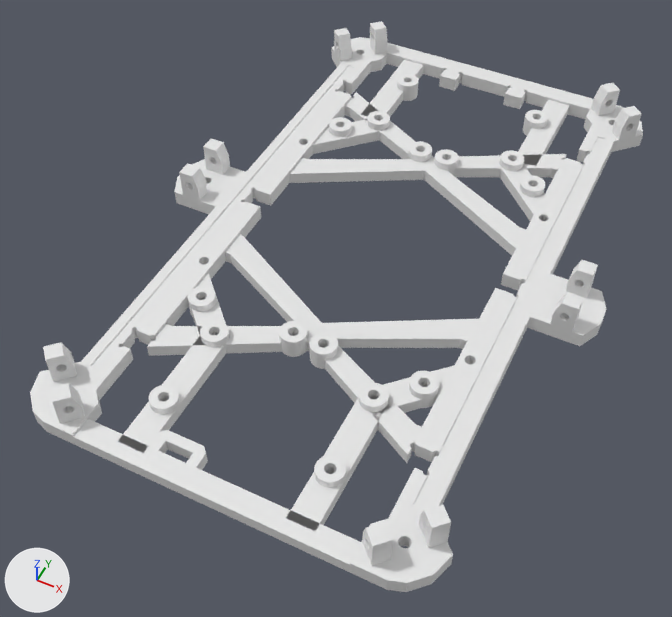
A saved change to the Blender file mechanism/body_bottom.blend.
Camera for both pictures: a camera (50 mm lens) standing at (81.4, -60.8, 129.2) and looking at (27.6, 46.7, -5.2). Arrows for +X, +Y and +Z are at lower left; the lights stay in place.

Before the edit, the objects in view are built like this:
```python
ob_body_bottom = bpy.data.objects.new('Body Bottom', me_body_bottom)
ob_body_bottom.location = (0.0, 0.0, 0.0)
ob_cube_006 = bpy.data.objects.new('Cube.006', me_cube_006)
ob_cube_006.location = (47.9, 108.2, 1.2)
ob_cube_006.scale = (2.5, 13.0, 1.25)
ob_cube_011 = bpy.data.objects.new('Cube.011', me_cube_012)
ob_cube_011.location = (8.3, 87.5, 1.2)
ob_cube_011.rotation_euler = (0.0, 0.0, -0.785)  # degrees (0, 0, -45)
ob_cube_011.scale = (2.5, 10.0, 1.25)
ob_cylinder_015 = bpy.data.objects.new('Cylinder.015', me_cylinder_016)
ob_cylinder_015.location = (14.5, 94.0, 2.0)
ob_cylinder_015.scale = (2.5, 2.5, 2.0)
# also in view: 'Cube.010' at (51.7, 87.5, 1.2); 'Cube.004' at (45.5, 12.0, 1.2); 'Cylinder.007' at (27.0, 31.1, 2.0); 'Cube.008' at (51.7, 30.8, 1.3); 'Cube.005' at (14.5, 12.0, 1.2)
```
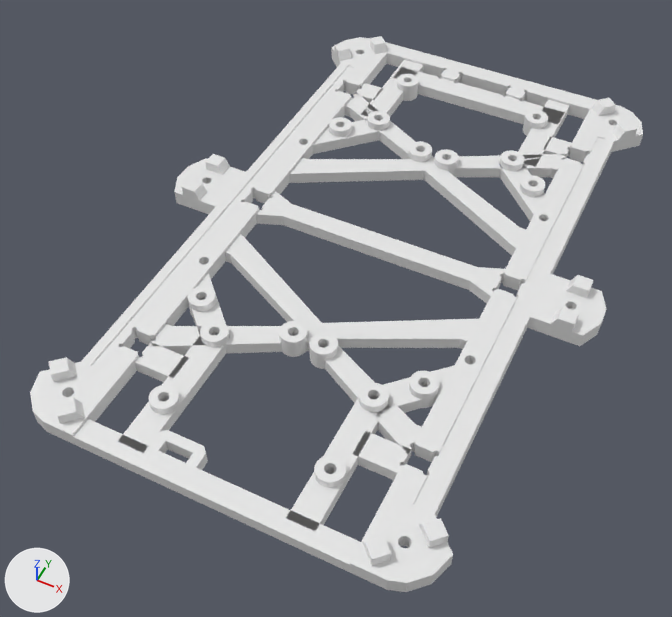
Changed parts and their boxes (x1, y1, x2, y2) in the pictures (672 x 617 px; the box of a moved part takes in the faces that stretch with it):
'Body Bottom', reshaped: before (30, 21, 643, 592); after (30, 36, 643, 592)
'Cube.017', added: after (282, 204, 477, 290)
'Cube.013', added: after (393, 68, 565, 124)
'Cube.018', added: after (353, 431, 411, 480)
'Cube.019', added: after (135, 342, 189, 382)
'Cube.015', added: after (469, 267, 505, 303)
'Cube.016', added: after (256, 191, 291, 225)
'Cube.012', added: after (543, 137, 572, 158)
'Cube.014', added: after (355, 83, 383, 103)
part 1 of me_body_bottom, moved or reshaped: before (43, 21, 641, 566); after (49, 36, 637, 566)

What changed in the scene script:
```text
Change me_body_bottom:
    remove me_body_bottom.from_pydata(...)  # 2251 vertices, 3830 faces, 1 loose edge; spans x -14.9..74.9, y -3.5..123.5, z 0.0..9.0
    add me_body_bottom.from_pydata(...)  # 2706 vertices, 3133 faces, 40 loose edges; spans x -14.9..74.9, y -3.5..123.5, z 0.0..5.0
    me_body_bottom part 1: 10 vertices moved from x -5.8..64.8, y 5.7..118.5, z 0.0..6.0 to x -4.4..64.4, y 5.7..118.2, z 0.0..5.0; 662 vertices removed from x -10.9..70.9, y -2.6..122.6, z 0.0..9.0; 1117 vertices added at x -10.9..70.9, y -2.6..122.6, z 0.0..5.0
Add me_cube_016:
    me_cube_016.from_pydata([(-1.0, -1.0, -1.0), (-1.0, -1.0, 1.0), (-1.0, 1.0, -1.0), (-1.0, 1.0, 1.0), (1.0, -0.5, -1.0), (1.0, -0.5, 1.0), (1.0, 0.5, -1.0), (1.0, 0.5, 1.0)], [], [(0, 1, 3, 2), (2, 3, 7, 6), (6, 7, 5, 4), (4, 5, 1, 0), (2, 6, 4, 0), (7, 3, 1, 5)])
Add me_cube_015:
    me_cube_015.from_pydata([(-1.0, -0.5, -1.0), (-1.0, -0.5, 1.0), (-1.0, 0.5, -1.0), (-1.0, 0.5, 1.0), (1.0, -1.0, -1.0), (1.0, -1.0, 1.0), (1.0, 1.0, -1.0), (1.0, 1.0, 1.0)], [], [(0, 1, 3, 2), (2, 3, 7, 6), (6, 7, 5, 4), (4, 5, 1, 0), (2, 6, 4, 0), (7, 3, 1, 5)])
Add ob_cube_019:
    ob_cube_019 = bpy.data.objects.new('Cube.019', me_cube_012.copy())  # the mesh of ob_cube_011; modifiers BOOLEAN
    ob_cube_019.location = (9.0, 16.3, 1.2)
    ob_cube_019.scale = (4.0, 2.5, 1.25)
Add ob_cylinder_037:
    ob_cylinder_037 = bpy.data.objects.new('Cylinder.037', me_cylinder_016.copy())  # the mesh of ob_cylinder_015
    ob_cylinder_037.location = (5.0, 15.66, 0.0)
    ob_cylinder_037.scale = (0.5, 0.5, 5.0)
Add ob_cube_018:
    ob_cube_018 = bpy.data.objects.new('Cube.018', me_cube_012.copy())  # the mesh of ob_cube_011; modifiers BOOLEAN
    ob_cube_018.location = (51.0, 16.3, 1.2)
    ob_cube_018.scale = (4.0, 2.5, 1.25)
Add ob_cylinder_038:
    ob_cylinder_038 = bpy.data.objects.new('Cylinder.038', me_cylinder_016.copy())  # the mesh of ob_cylinder_015
    ob_cylinder_038.location = (55.0, 15.66, 0.0)
    ob_cylinder_038.scale = (0.5, 0.5, 5.0)
Add ob_cube_017:
    ob_cube_017 = bpy.data.objects.new('Cube.017', me_cube_012.copy())  # the mesh of ob_cube_011; modifiers BOOLEAN
    ob_cube_017.location = (30.0, 60.0, 1.2)
    ob_cube_017.scale = (20.0, 2.0, 1.25)
Add ob_cube_016:
    ob_cube_016 = bpy.data.objects.new('Cube.016', me_cube_016)  # modifiers BOOLEAN, BOOLEAN
    ob_cube_016.location = (7.5, 60.0, 1.2)
    ob_cube_016.scale = (2.5, 4.0, 1.25)
Add ob_cylinder_041:
    ob_cylinder_041 = bpy.data.objects.new('Cylinder.041', me_cylinder_016.copy())  # the mesh of ob_cylinder_015
    ob_cylinder_041.location = (5.0, 62.0, 0.0)
    ob_cylinder_041.scale = (0.5, 0.5, 5.0)
Add ob_cylinder_042:
    ob_cylinder_042 = bpy.data.objects.new('Cylinder.042', me_cylinder_016.copy())  # the mesh of ob_cylinder_015
    ob_cylinder_042.location = (5.0, 58.0, 0.0)
    ob_cylinder_042.scale = (0.5, 0.5, 5.0)
Add ob_cube_015:
    ob_cube_015 = bpy.data.objects.new('Cube.015', me_cube_015)  # modifiers BOOLEAN, BOOLEAN
    ob_cube_015.location = (52.5, 60.0, 1.2)
    ob_cube_015.scale = (2.5, 4.0, 1.25)
Add ob_cylinder_044:
    ob_cylinder_044 = bpy.data.objects.new('Cylinder.044', me_cylinder_016.copy())  # the mesh of ob_cylinder_015
    ob_cylinder_044.location = (55.0, 62.0, 0.0)
    ob_cylinder_044.scale = (0.5, 0.5, 5.0)
Add ob_cylinder_043:
    ob_cylinder_043 = bpy.data.objects.new('Cylinder.043', me_cylinder_016.copy())  # the mesh of ob_cylinder_015
    ob_cylinder_043.location = (55.0, 58.0, 0.0)
    ob_cylinder_043.scale = (0.5, 0.5, 5.0)
Add ob_cube_014:
    ob_cube_014 = bpy.data.objects.new('Cube.014', me_cube_012.copy())  # the mesh of ob_cube_011; modifiers BOOLEAN
    ob_cube_014.location = (7.5, 104.0, 1.2)
    ob_cube_014.scale = (2.5, 2.5, 1.25)
Add ob_cylinder_040:
    ob_cylinder_040 = bpy.data.objects.new('Cylinder.040', me_cylinder_016.copy())  # the mesh of ob_cylinder_015
    ob_cylinder_040.location = (5.0, 104.3, 0.0)
    ob_cylinder_040.scale = (0.5, 0.5, 5.0)
Add ob_cube_013:
    ob_cube_013 = bpy.data.objects.new('Cube.013', me_cube_012.copy())  # the mesh of ob_cube_011; modifiers BOOLEAN, BOOLEAN, BOOLEAN, BOOLEAN
    ob_cube_013.location = (30.2, 113.8, 1.2)
    ob_cube_013.scale = (20.0, 2.5, 1.25)
Add ob_cylinder_048:
    ob_cylinder_048 = bpy.data.objects.new('Cylinder.048', me_cylinder_016.copy())  # the mesh of ob_cylinder_015
    ob_cylinder_048.location = (24.0, 116.3, 0.0)
    ob_cylinder_048.scale = (0.5, 0.5, 5.0)
Add ob_cylinder_046:
    ob_cylinder_046 = bpy.data.objects.new('Cylinder.046', me_cylinder_016.copy())  # the mesh of ob_cylinder_015
    ob_cylinder_046.location = (36.0, 116.3, 0.0)
    ob_cylinder_046.scale = (0.5, 0.5, 5.0)
Add ob_cylinder_045:
    ob_cylinder_045 = bpy.data.objects.new('Cylinder.045', me_cylinder_016.copy())  # the mesh of ob_cylinder_015
    ob_cylinder_045.location = (40.0, 116.3, 0.0)
    ob_cylinder_045.scale = (0.5, 0.5, 5.0)
Add ob_cylinder_047:
    ob_cylinder_047 = bpy.data.objects.new('Cylinder.047', me_cylinder_016.copy())  # the mesh of ob_cylinder_015
    ob_cylinder_047.location = (20.0, 116.3, 0.0)
    ob_cylinder_047.scale = (0.5, 0.5, 5.0)
Add ob_cube_012:
    ob_cube_012 = bpy.data.objects.new('Cube.012', me_cube_012.copy())  # the mesh of ob_cube_011; modifiers BOOLEAN
    ob_cube_012.location = (52.5, 104.0, 1.2)
    ob_cube_012.scale = (2.5, 2.5, 1.25)
Add ob_cylinder_039:
    ob_cylinder_039 = bpy.data.objects.new('Cylinder.039', me_cylinder_016.copy())  # the mesh of ob_cylinder_015
    ob_cylinder_039.location = (55.0, 104.3, 0.0)
    ob_cylinder_039.scale = (0.5, 0.5, 5.0)
```
